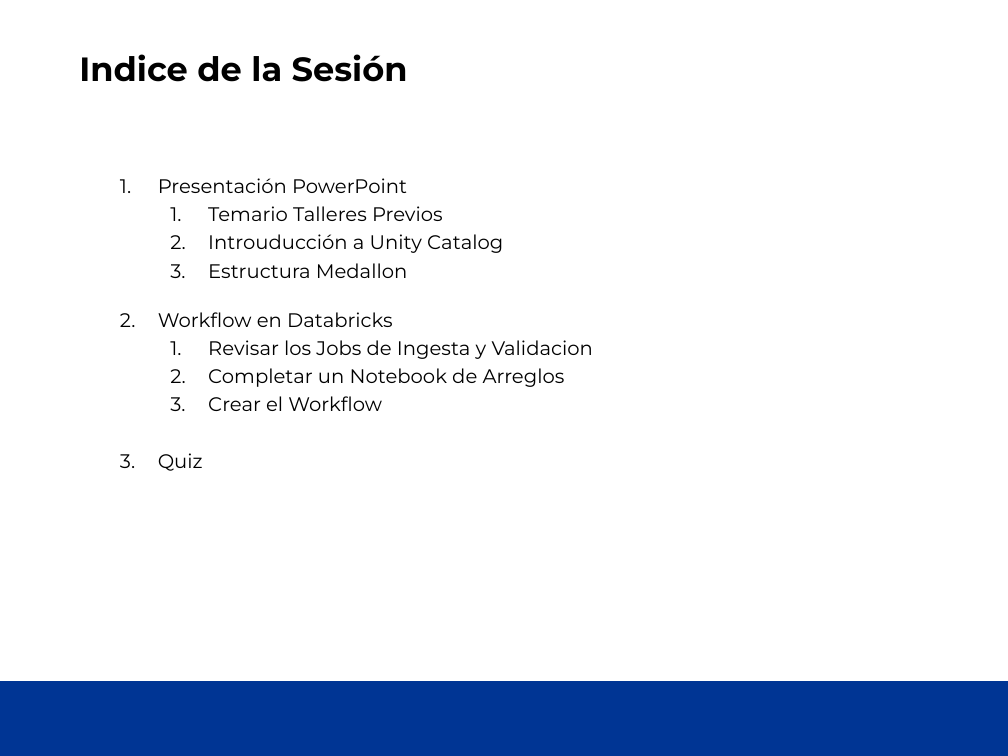
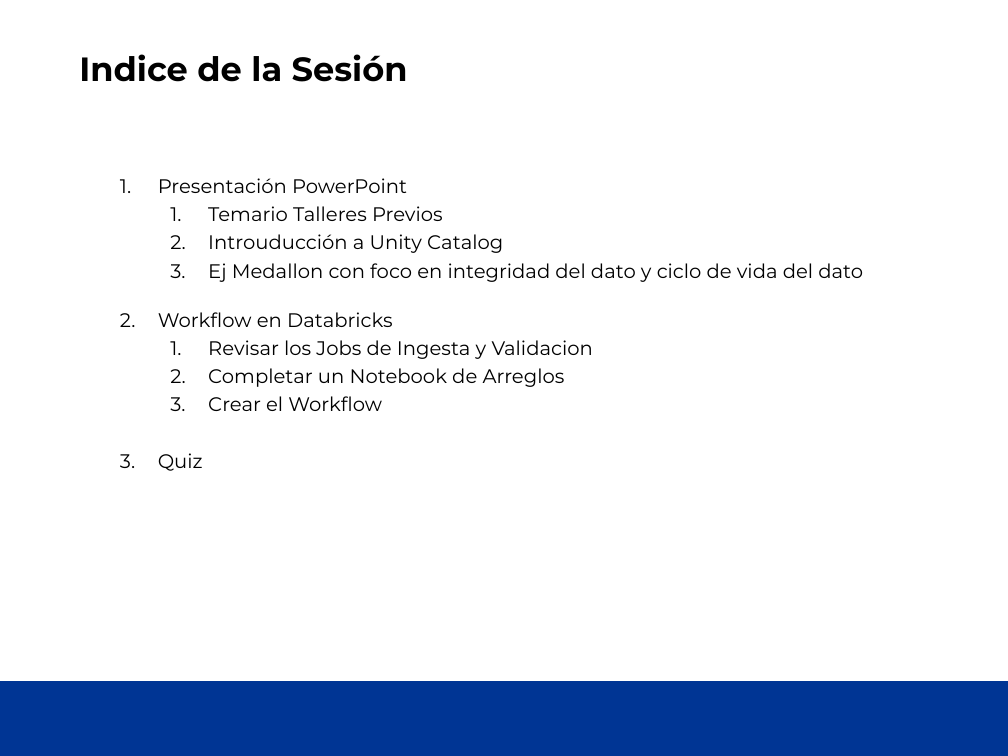
Before and after one commit to cpl-ceste/databricks_governance, a slide deck: slide 3 of UC_Course_Sesion1/UCDatabrick - Sesion 1.pptx. Drawn at 1008x756 pixels with LibreOffice and Linux fonts; fonts in the diff are those of the drawing; background and template pictures are left out. Boxes give left, top, right and bottom in pixels: in the first picture for what was removed or moved away, otherwise in the second. Text is boxed around its words. In the diff, an @@ line names an element or a change of style, - is before the commit and + after.

```diff
--- a/UC_Course_Sesion1/UCDatabrick - Sesion 1.pptx
+++ b/UC_Course_Sesion1/UCDatabrick - Sesion 1.pptx
@@ text at [208,263,863,282]: text changed @@
-    3. Estructura Medallon
+    3. Ej Medallon con foco en integridad del dato y ciclo de vida del dato
```
